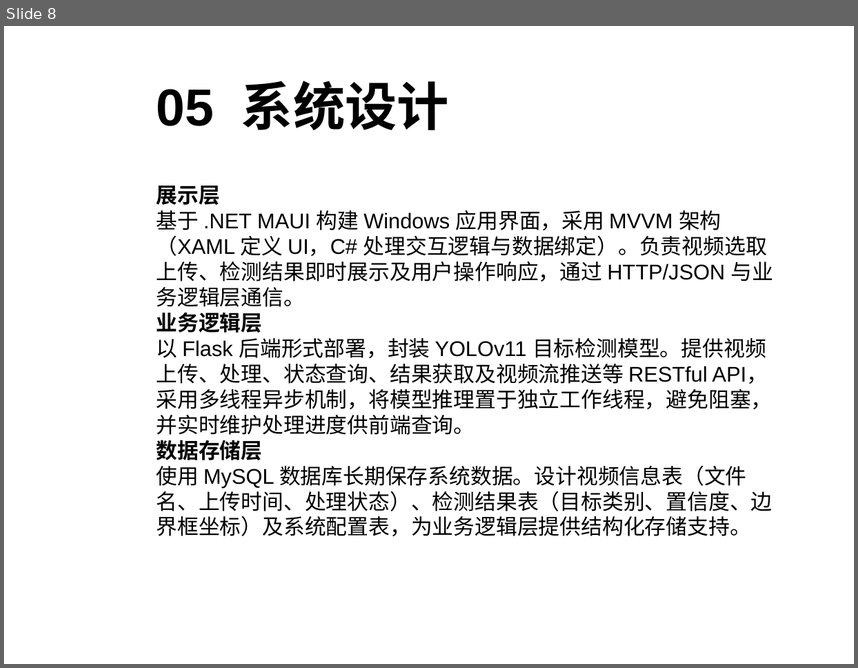
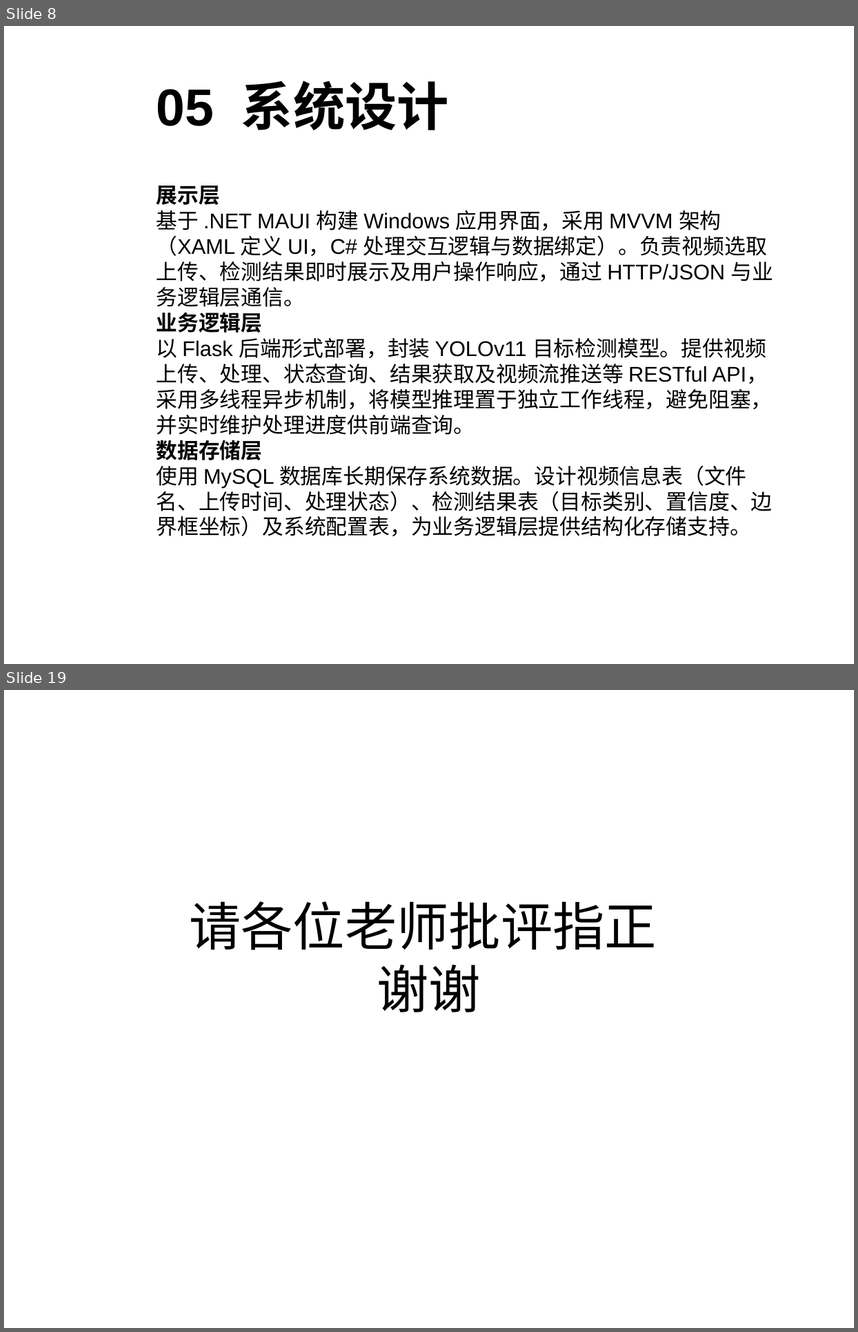
Before and after one commit to sanwan0104/maui_yolo_v1, a slide deck: 汇报.ppt. Shown one above the other, each under a label of ours: slide 8 before the commit, slides 8 and 19 after it; the slides between them are not shown. The pictures are 858x668 and 858x1332 pixels, drawn with LibreOffice and Linux fonts; fonts in the diff are those of the drawing; background and template pictures are left out. Boxes give left, top, right and bottom in pixels: in the first picture for what was removed or moved away, otherwise in the second. Text is boxed around its words. In the diff, an @@ line names an element or a change of style, - is before the commit and + after.

```diff
--- a/汇报.ppt
+++ b/汇报.ppt
@@ slide 19 added at (4,690,854,1328), background picture (left out) @@
@@ title added at (189,901,657,1012), 44 pt, text #000000 @@
+请各位老师批评指正
+谢谢
```
Also in this commit, not shown: 1 slide changed, 10 other slides added, 1 slide removed, 19 other files.
